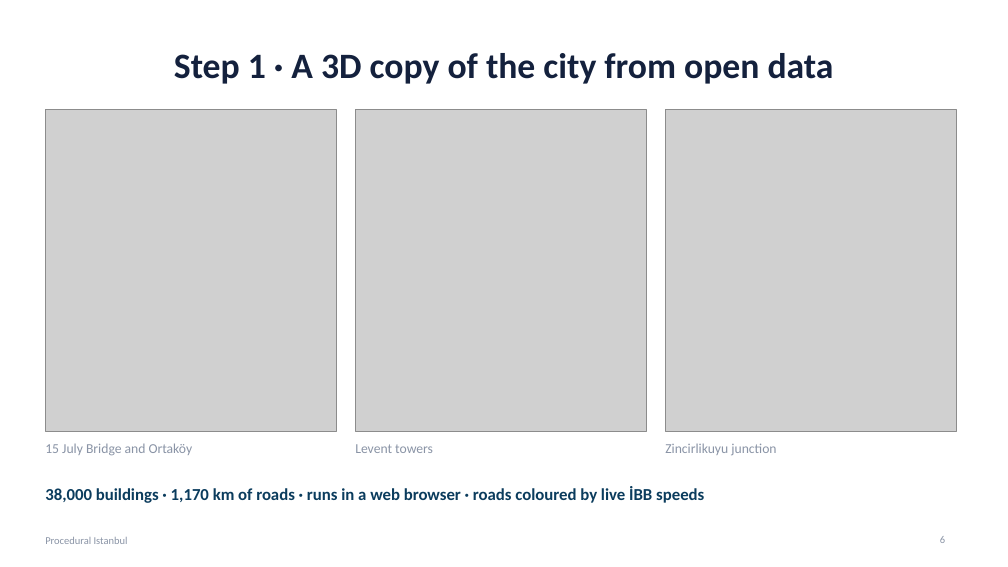
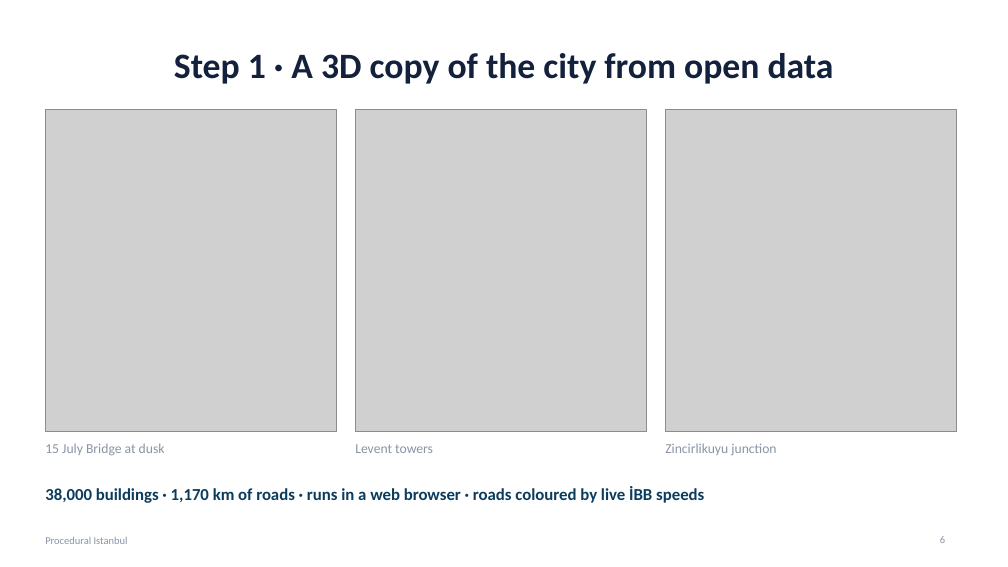
Before and after one commit to aaasiroglu/procedural-istanbul, a slide deck: slide 6 of docs/sunum/Procedural_Istanbul_class.pptx. Drawn at 1008x567 pixels with LibreOffice and Linux fonts; fonts in the diff are those of the drawing; grey boxes stand for pictures. Boxes give left, top, right and bottom in pixels: in the first picture for what was removed or moved away, otherwise in the second. Text is boxed around its words. In the diff, an @@ line names an element or a change of style, - is before the commit and + after.

```diff
--- a/docs/sunum/Procedural_Istanbul_class.pptx
+++ b/docs/sunum/Procedural_Istanbul_class.pptx
@@ text at <box>45,443,165,455</box>: text changed @@
-15 July Bridge and Ortaköy
+15 July Bridge at dusk
```
Also in this commit, not shown: 3 other slides changed, 1 slide added, 25 other files.
